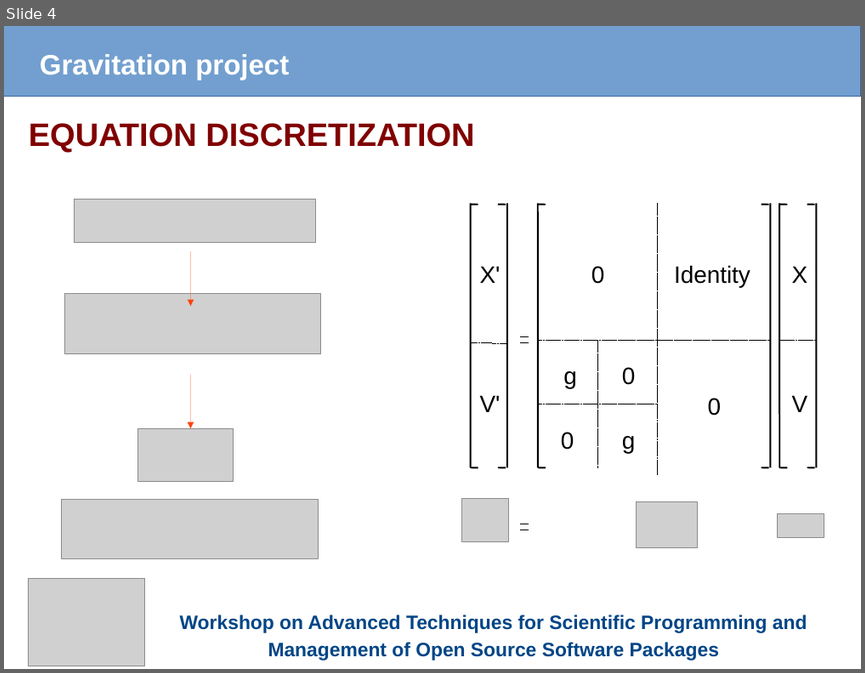
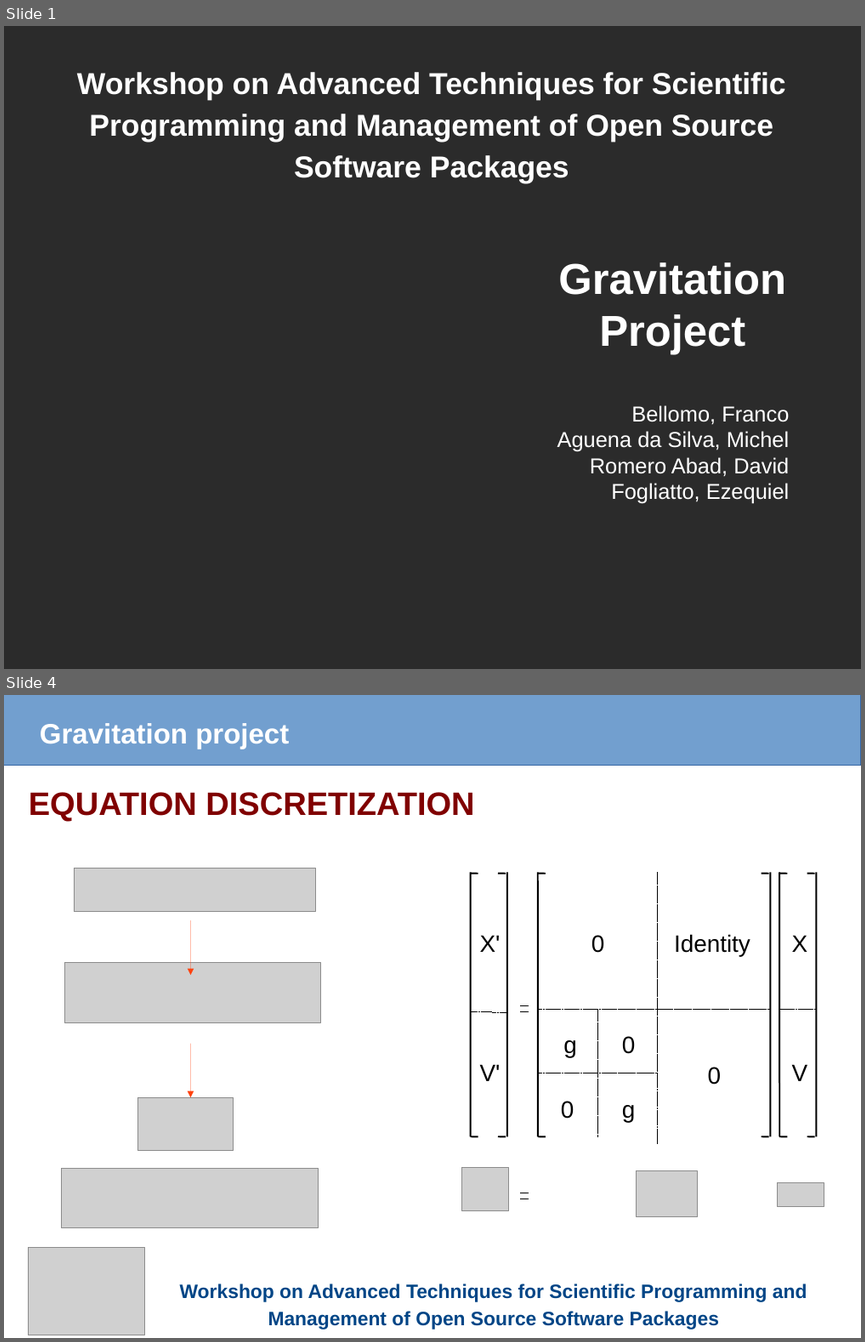
Before and after one commit to fnbellomo/GProject, a slide deck: Slides/Gravitation.odp. Shown one above the other, each under a label of ours: slide 4 before the commit, slides 1 and 4 after it; the slides between them are not shown. The pictures are 865x673 and 865x1342 pixels, drawn with LibreOffice and Linux fonts; fonts in the diff are those of the drawing; grey boxes stand for pictures; background and template pictures are left out; a plain dark background stands for a picture behind light text. Boxes give left, top, right and bottom in pixels: in the first picture for what was removed or moved away, otherwise in the second. Text is boxed around its words. In the diff, an @@ line names an element or a change of style, - is before the commit and + after.

```diff
--- a/Slides/Gravitation.odp
+++ b/Slides/Gravitation.odp
@@ slide 1 added at (4, 26, 861, 669), background picture (left out) @@
@@ text added at (77, 72, 786, 184), 28 pt, text #FFFFFF, bold @@
+Workshop on Advanced Techniques for Scientific Programming and Management of Open Source Software Packages
@@ text added at (558, 262, 786, 354), 40 pt, text #FFFFFF, bold @@
+Gravitation
+Project
@@ text added at (557, 405, 789, 504), 20 pt, text #FFFFFF @@
+Bellomo, Franco
+Aguena da Silva, Michel
+Romero Abad, David
+Fogliatto, Ezequiel
```
Also in this commit, not shown: 2 slides changed, 5 other slides added, 1 slide removed, 1 other file.
